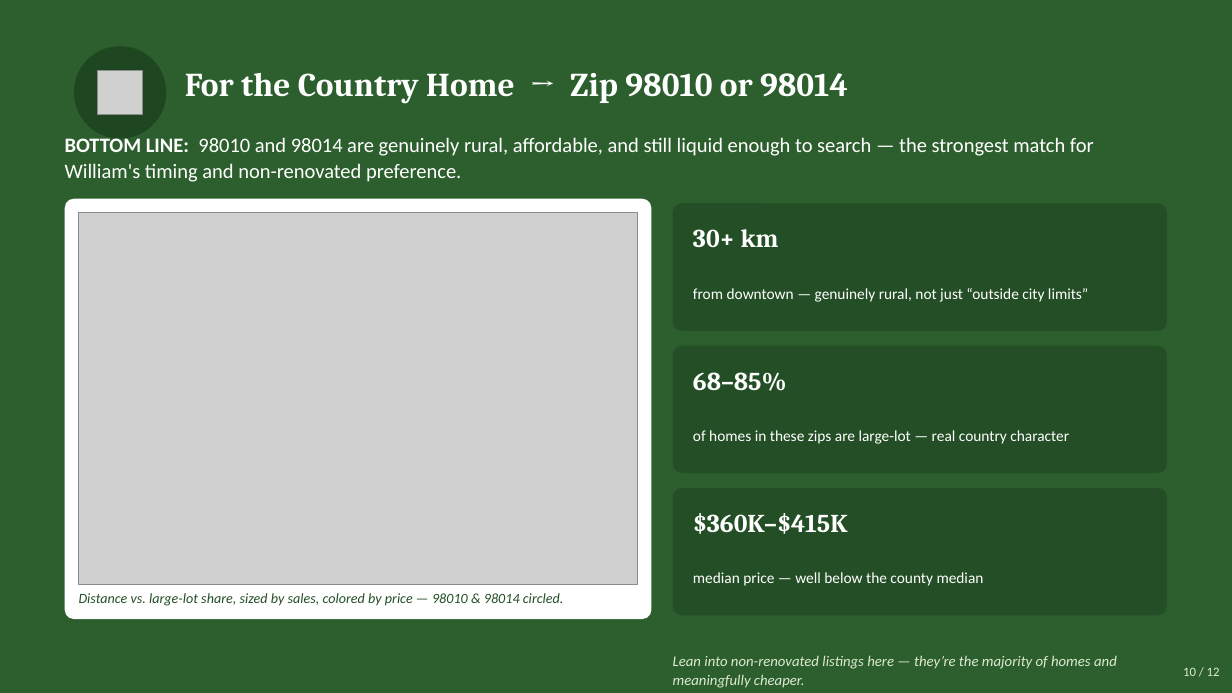
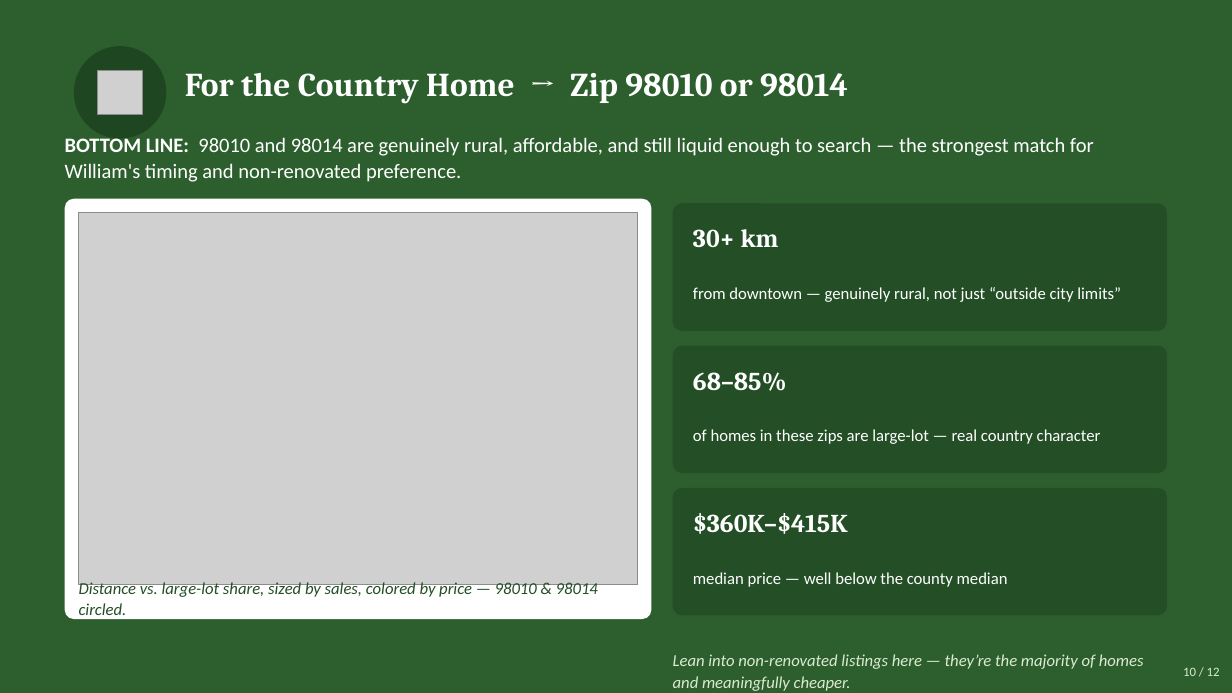
Before and after one commit to jolennd/ds-eda-project, a slide deck: slide 10 of presentation.pptx. Drawn at 1232x693 pixels with LibreOffice and Linux fonts; fonts in the diff are those of the drawing; grey boxes stand for pictures. Boxes give left, top, right and bottom in pixels: in the first picture for what was removed or moved away, otherwise in the second. Text is boxed around its words. In the diff, an @@ line names an element or a change of style, - is before the commit and + after.

```diff
--- a/presentation.pptx
+++ b/presentation.pptx
@@ size 12 to 13 pt in 3 elements at (x1=693, y1=287, x2=1121, y2=302), (x1=693, y1=429, x2=1101, y2=444), (x1=693, y1=572, x2=1008, y2=587) @@
@@ text "Distance vs. large-lot share, sized ..." at (x1=79, y1=581, x2=598, y2=615): size 11 to 13 pt @@
@@ text "Lean into non-renovated listings here ..." at (x1=673, y1=654, x2=1144, y2=691): size 11.5 to 13 pt @@
```
Also in this commit, not shown: 4 other slides changed, 1 other file.
